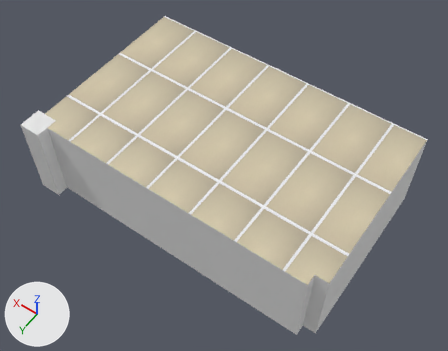
The COLLADA model labNoZProbs.dae as it was, and as the next commit left it.
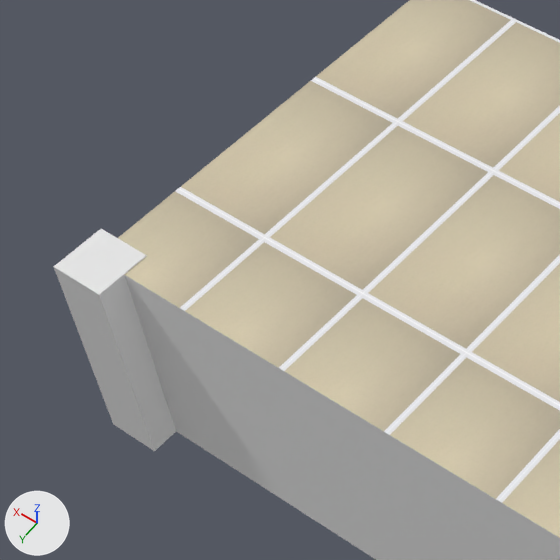
Old and new are each drawn whole from a 50 mm camera at (-1.97, 12.11, 15.19) aimed at (4.42, 3.17, 1.14) and again close up on the part from 0% to 48% of the width and 7% to 67% of the height. The axes (+X, +Y, +Z) are drawn at lower left. The lights are the same throughout. Where no turn or scale is listed for an object, it has been applied to the vertices.

The scene before the commit, as lines of its bpy script (objects in view):
```python
me_cube = bpy.data.meshes.new('Cube')
me_cube.from_pydata(...)  # 16 vertices, 28 faces; spans x -1.0..8.0, y -1.0..4.61, z -1.0..1.69
# faces by material slot: [16, 6, 6]
me_cube.materials.append(mat_material)  # its picture is missing
me_cube.materials.append(mat_material_001)  # picture img_ceiling_png
me_cube.materials.append(mat_material_002)  # picture img_floor_png
me_cube_001 = bpy.data.meshes.new('Cube.001')
me_cube_001.from_pydata(...)  # a box spanning x -0.51..0.16, y -0.16..0.51, z 0.0..2.7
ob_corner1 = bpy.data.objects.new('corner1', me_cube_001)
ob_corner1.location = (9.07, 5.45, 0.0)
ob_cube = bpy.data.objects.new('Cube', me_cube)
ob_cube.location = (1.0, 1.0, 1.0)
```
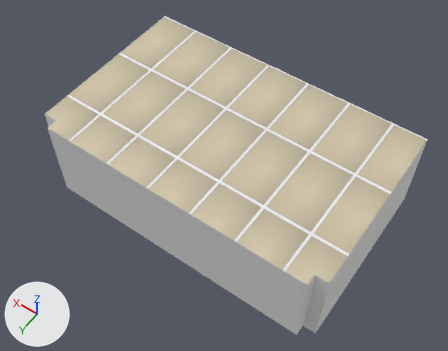
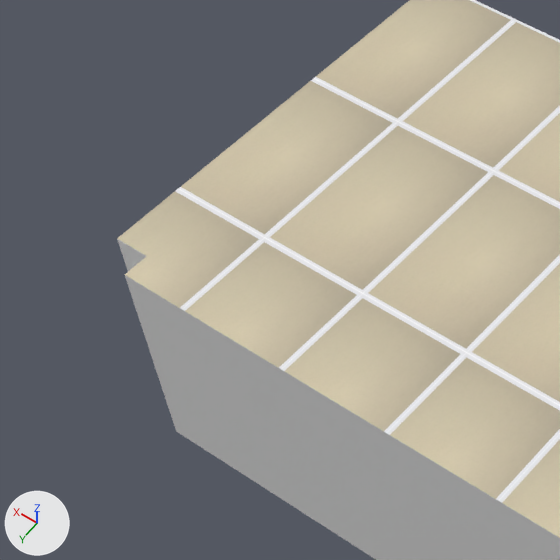
The change, as a diff of the scene's bpy script:
```diff
--- a/labNoZProbs.dae.py
+++ b/labNoZProbs.dae.py
@@ ob_corner1 @@
-ob_corner1 = bpy.data.objects.new('corner1', me_cube_001)
-ob_corner1.location = (9.07, 5.45, 0.0)
```

Boxes (x1, y1, x2, y2) around the edits, measured in the close-ups (560 x 560 px):
'corner1', deleted
    before: (54, 229, 176, 451)
